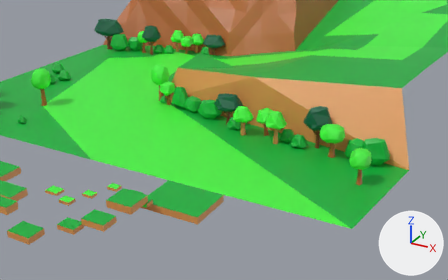
Renders of the Blender file public/assets/blend/world/Level2World.blend from each side of a commit.
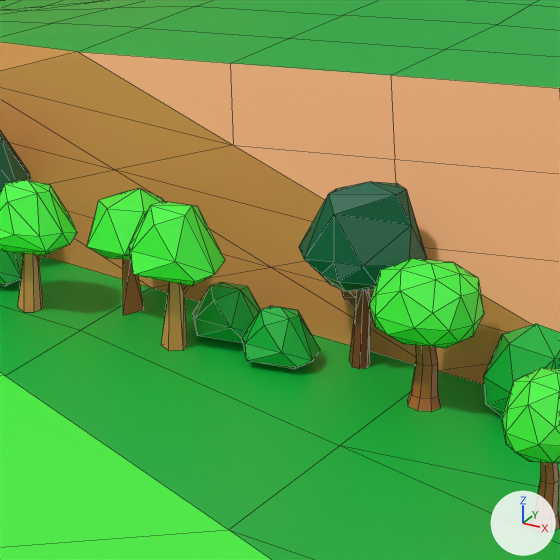
Each version appears first from a camera (50 mm lens) standing at (66.46, -51.91, 38.83) and looking at (24.39, 24.58, 0.58), and next in a close-up on the part from 53% to 81% of the width and 23% to 68% of the height. Lighting does not change. The marker at lower right points along +X, +Y and +Z. The close-ups show mesh edges as thin lines.

The first close-up shows 'Terrain', 'barrier_group_2', 'barrier_group_3', 'barrier_group_4', 'barrier_group_6', 'tree'.
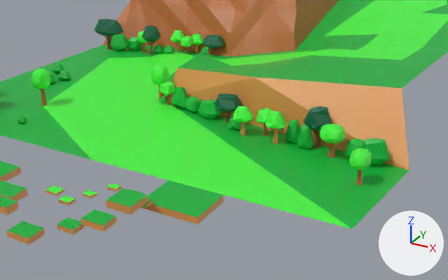
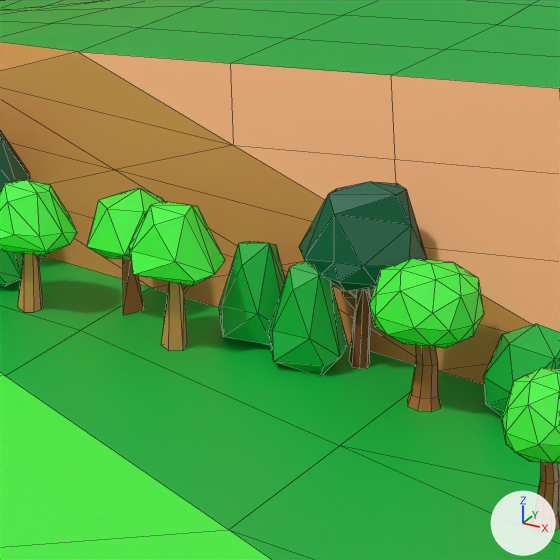
What changed in the scene script:
```text
Change me_icosphere_021:
    where me_icosphere_021.from_pydata(...)  # 93 vertices, 155 faces; spans x 27.03..36.33, y 27.26..32.26, z -0.02..5.26
    used by ob_barrier_group_4; location = (0.0, 0.0, 0.0)
    me_icosphere_021 part 1: the loose piece of 21 vertices spanning x 33.5..36.33, y 27.88..29.96, z -0.02..2.06 is scaled about its middle by (1, 1, 2.02), then moved by (0.84, 0.34, 0.74)
    me_icosphere_021 part 2: the loose piece of 17 vertices spanning x 31.16..34.0, y 29.0..31.08, z -0.02..2.01 is scaled about its middle by (1, 1, 2.02), then moved by (0.84, 0.34, 0.72)
```

Changed parts and their boxes (x1, y1, x2, y2) in the close-ups (560 x 560 px; the box of a moved part takes in the faces that stretch with it):
'barrier_group_4', reshaped (12% wider)
    before: (87, 188, 320, 369)
    after: (87, 188, 348, 374)
part 1 of me_icosphere_021, moved or reshaped
    before: (242, 306, 320, 369)
    after: (269, 261, 348, 374)
part 2 of me_icosphere_021, moved or reshaped
    before: (193, 282, 261, 343)
    after: (219, 241, 285, 345)
